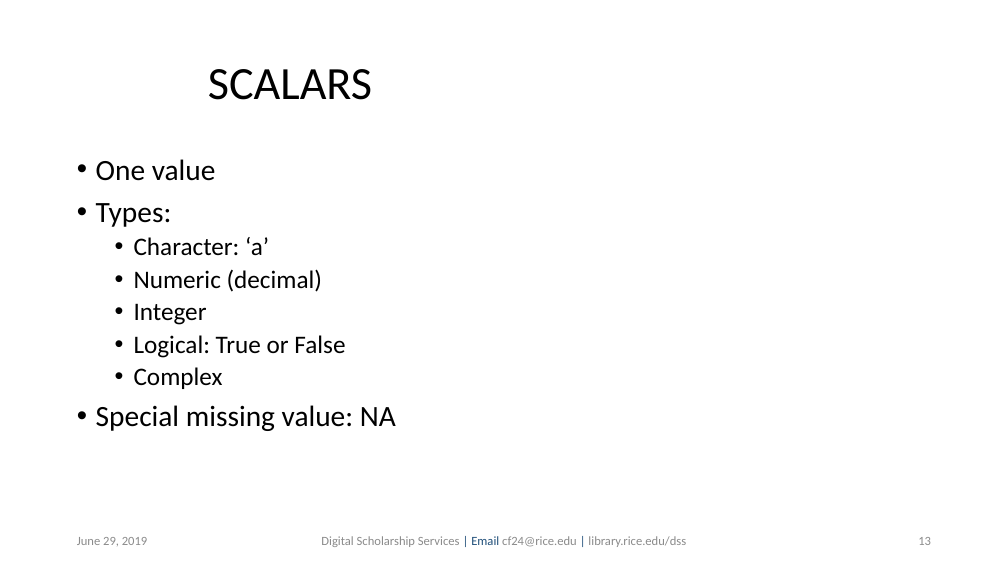
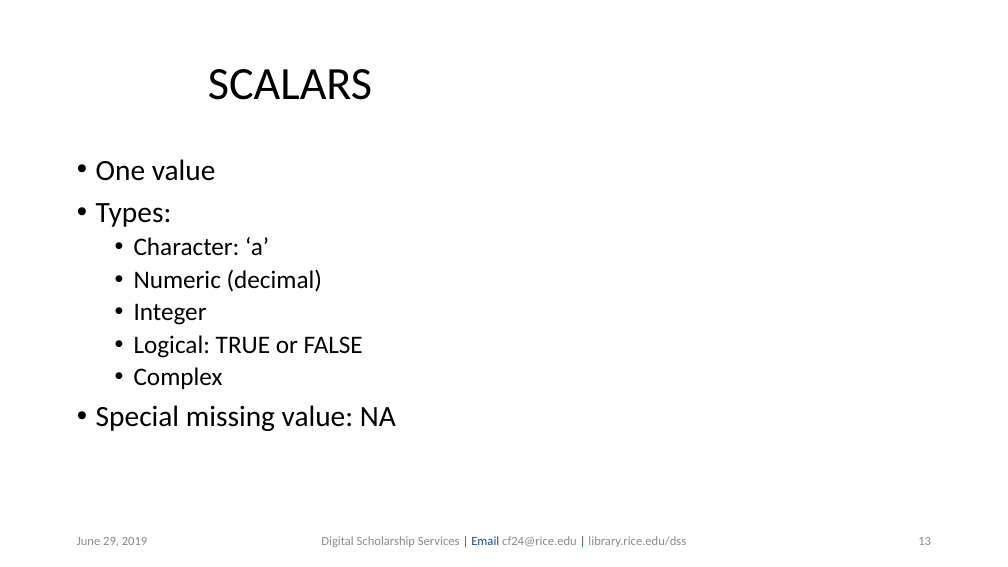
Before and after one commit to bakitybacon/rice-data-and-donuts, a slide deck: slide 13 of introR/Introduction to R.pptx. Drawn at 1008x567 pixels with LibreOffice and Linux fonts; fonts in the diff are those of the drawing; background and template pictures are left out. Boxes give left, top, right and bottom in pixels: in the first picture for what was removed or moved away, otherwise in the second. Text is boxed around its words. In the diff, an @@ line names an element or a change of style, - is before the commit and + after.

```diff
--- a/introR/Introduction to R.pptx
+++ b/introR/Introduction to R.pptx
@@ text at [134,335,363,358]: text changed @@
-  • Logical: True or False
+  • Logical: TRUE or FALSE
```
Also in this commit, not shown: 16 other slides changed, 1 other file.
